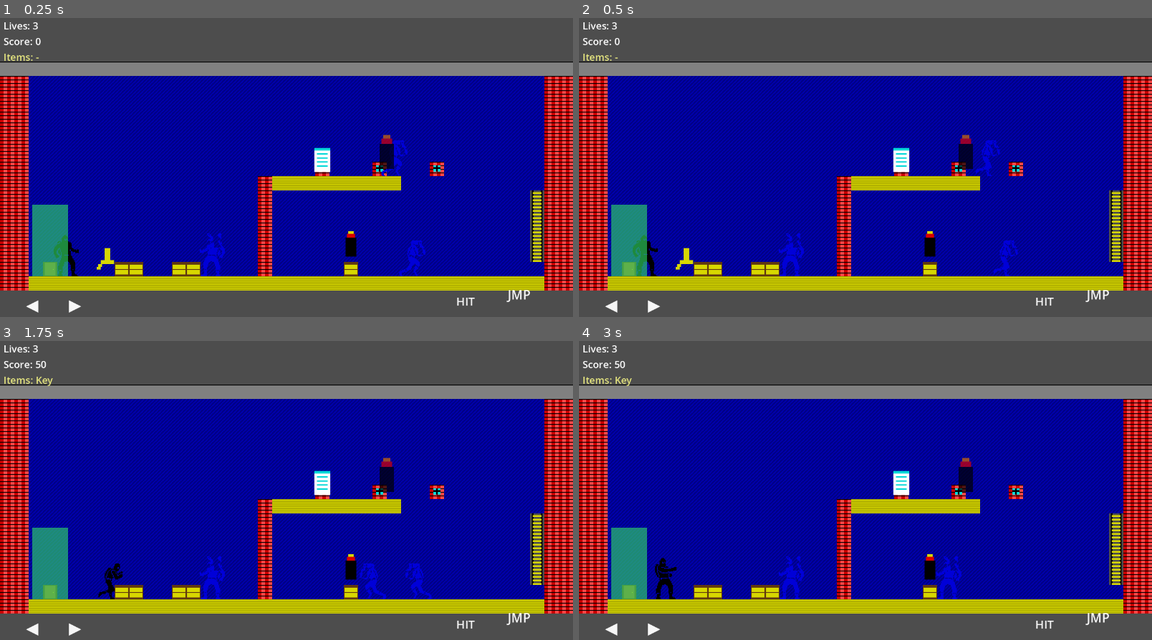
Above: before the commit, frames 1-4 (two rows, left to right).
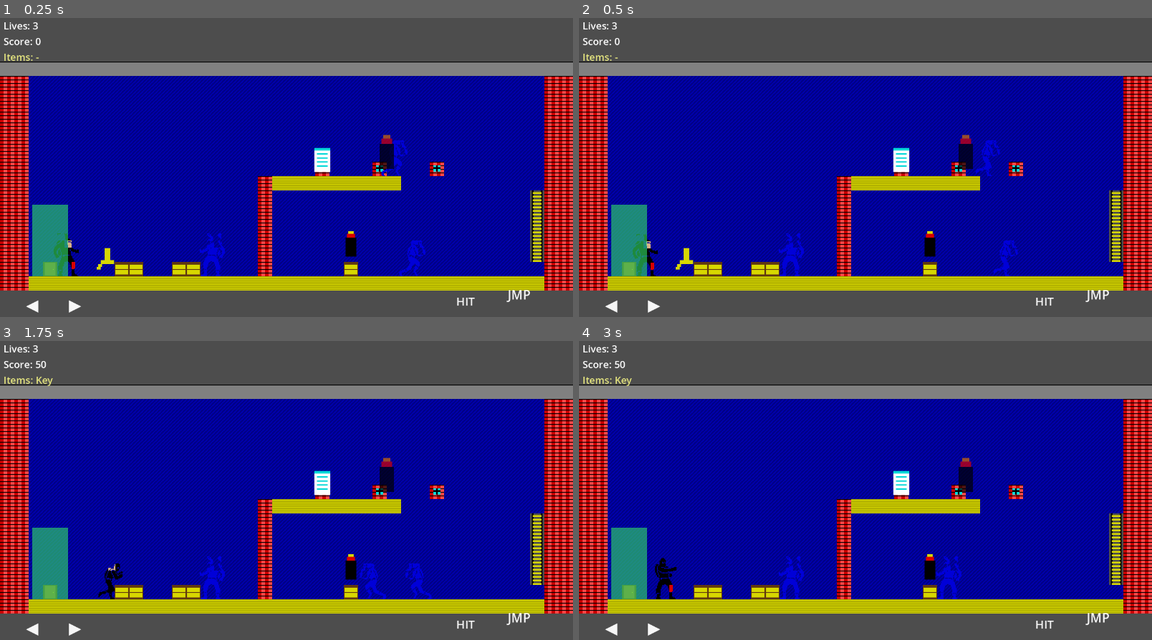
Above: after the commit, the same moments.

Repository: tormoz70/saboteur-92
Game: Godot game, scene res://scenes/main.tscn
Two runs of this game, one before a commit and one after it. Both use one fixed random seed, a clock stepped at 60 frames per second and the inputs below.
Inputs:
- Up to frame 1 (0.25 s): no input
- Up to frame 2 (0.5 s): no input
- Up to frame 3 (1.75 s): hold Z (punch) 0.53-1.28 s; hold Right (move_right) from 0.53 s (still down); tap Space (jump) at 0.77, 1.52 s; tap Z (punch) at 1.35 s
- Up to frame 4 (3 s): release Right (move_right) at 2.03 s; hold Left (move_left) 2.03-2.78 s; hold Z (punch) 2.03-2.78 s; hold Right (move_right) from 2.78 s (still down); tap Z (punch) at 2.85 s

The runs differ from the first frame. In frame 1, less than 0.1% of the frame differs, in the area x 9-14%, y 72-85%; in frame 2, 0.2%, in the area x 9-14%, y 72-87%; in frame 3, less than 0.1%; in frame 4, less than 0.1%.

Commit message:
Add new player sprite assets and art documentation for Saboteur '93.
This commit introduces the following changes:
- Added `saboteur93_ninja_run4.png` for the running animation.
- Included `ninja_idle_ref.png` as a reference for character design.
- Created `art_saboteur93.md` detailing visual direction, technical specifications, and production pipeline for the game's art assets.
- Added `somake_run4.md` for AI prompt settings related to the run animation.
- Updated `player.tscn` to reference the new player sprite.
- Introduced a new script `build_run_from_ref.py` to automate the creation of the run animation from reference images.

Diff:
--- a/scenes/player/player.tscn
+++ b/scenes/player/player.tscn
@@ -1,7 +1,7 @@
 [gd_scene load_steps=19 format=3 uid="uid://player01scene"]
 
 [ext_resource type="Script" path="res://scripts/player/player.gd" id="1"]
-[ext_resource type="Texture2D" path="res://assets/sprites/saboteur92_player.png" id="2"]
+[ext_resource type="Texture2D" path="res://assets/sprites/saboteur93_player.png" id="2"]
 
 [sub_resource type="RectangleShape2D" id="RectangleShape2D_body"]
 size = Vector2(14, 42)
@@ -62,7 +62,7 @@
 
 [sub_resource type="AtlasTexture" id="AtlasTexture_d0"]
 atlas = ExtResource("2")
-region = Rect2(0, 0, 48, 56)
+region = Rect2(576, 0, 48, 56)
 
 [sub_resource type="AtlasTexture" id="AtlasTexture_u0"]
 atlas = ExtResource("2")
Binary file added: assets/sprites/ref/ninja_idle_ref.png
Binary file added: assets/sprites/saboteur93_ninja_run4.png
Not shown, added: docs/art_saboteur93.md
Not shown, added: docs/prompts/somake_run4.md
Not shown, added: tools/aseprite/build_saboteur93_player.lua
Not shown, added: tools/sprites/build_run_from_ref.py
